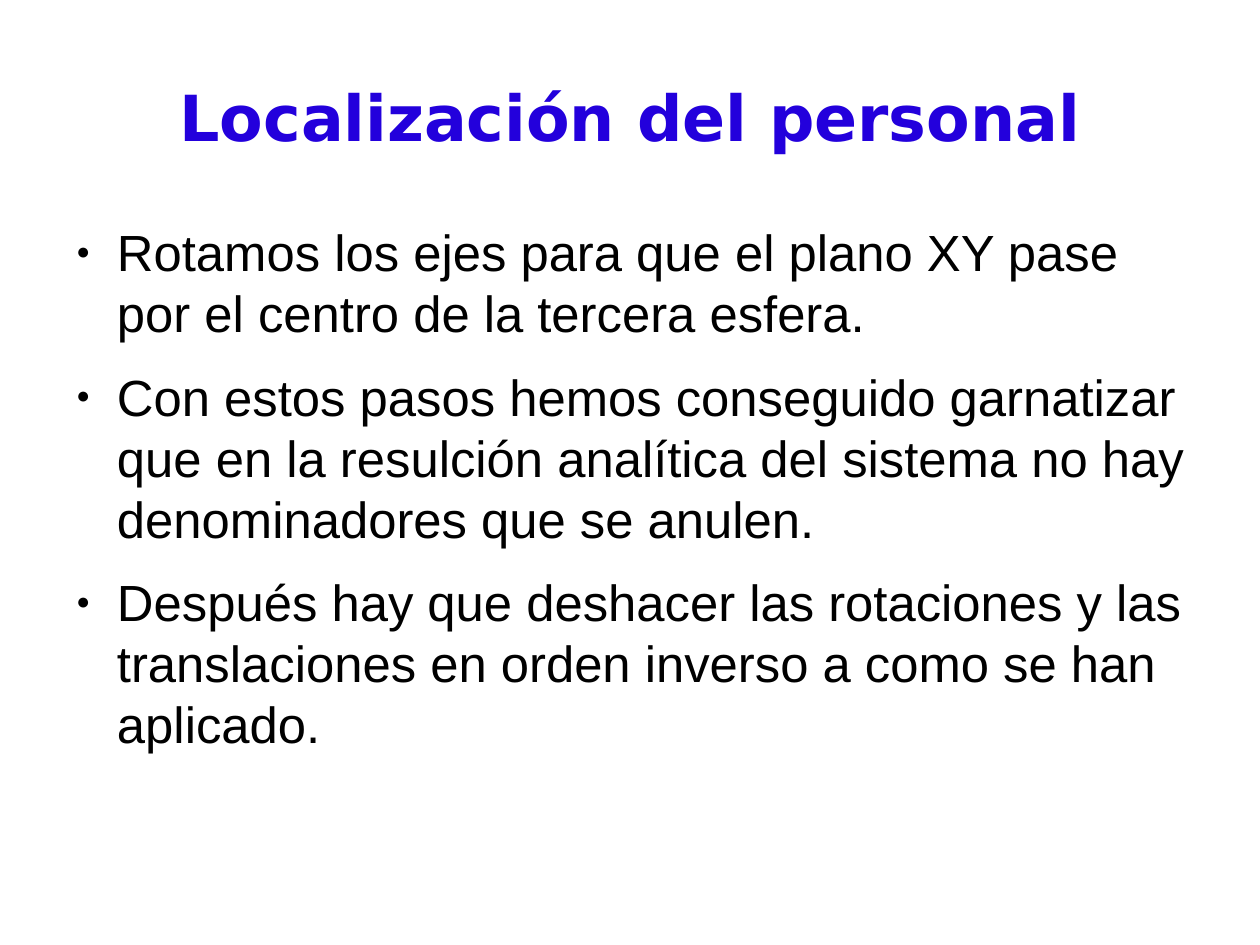
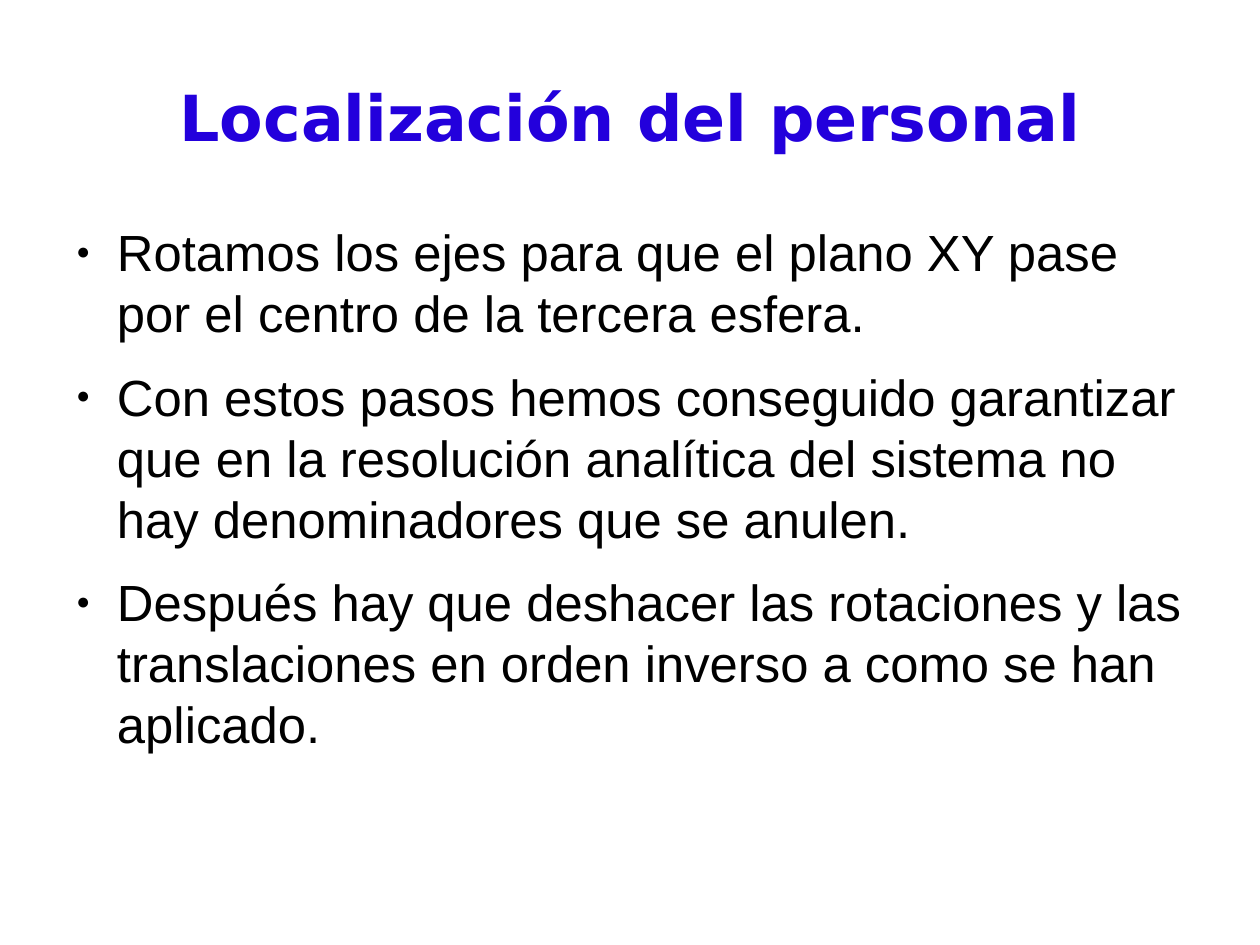
Before and after one commit to BackupTheBerlios/pdassii, a slide deck: slide 21 of Documentos/presentación.odp (slide 20 before the commit). Drawn at 1260x945 pixels with LibreOffice and Linux fonts; fonts in the diff are those of the drawing. Boxes give left, top, right and bottom in pixels: in the first picture for what was removed or moved away, otherwise in the second. Text is boxed around its words. In the diff, an @@ line names an element or a change of style, - is before the commit and + after.

```diff
--- a/Documentos/presentación.odp
+++ b/Documentos/presentación.odp
@@ text at box(117, 379, 1176, 548): text changed @@
-● Con estos pasos hemos conseguido garnatizar que en la resulción analítica del sistema no hay denominadores que se anulen.
+● Con estos pasos hemos conseguido garantizar que en la resolución analítica del sistema no hay denominadores que se anulen.
```
Also in this commit, not shown: 9 other slides changed, 3 slides added.
